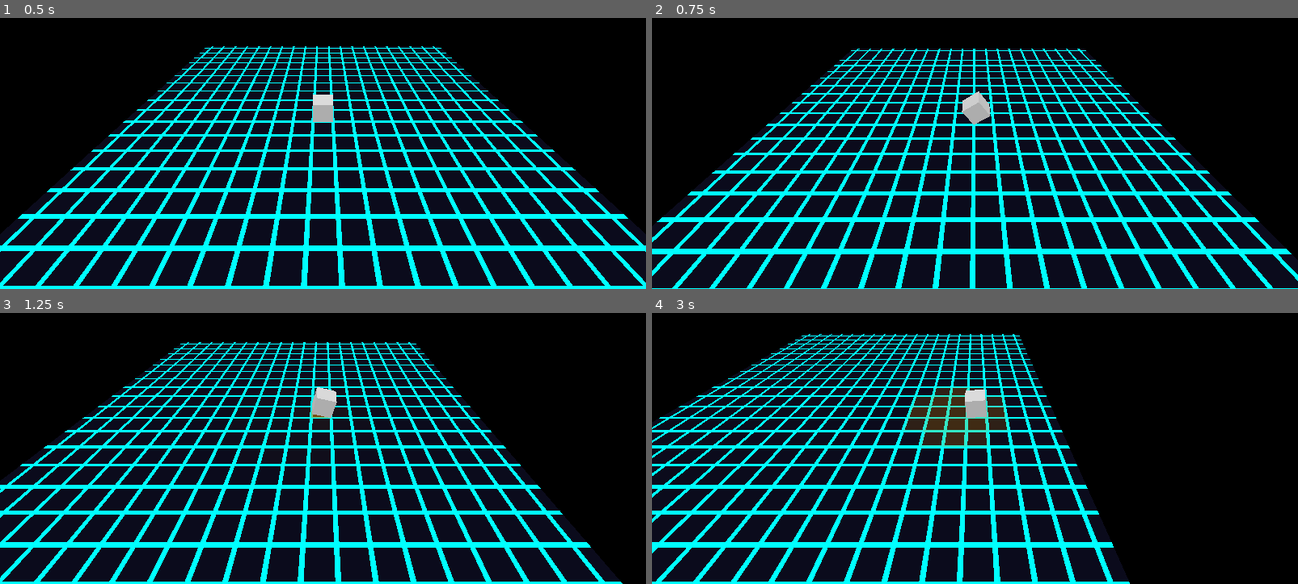
Above: before the commit, frames 1-4 (two rows, left to right).
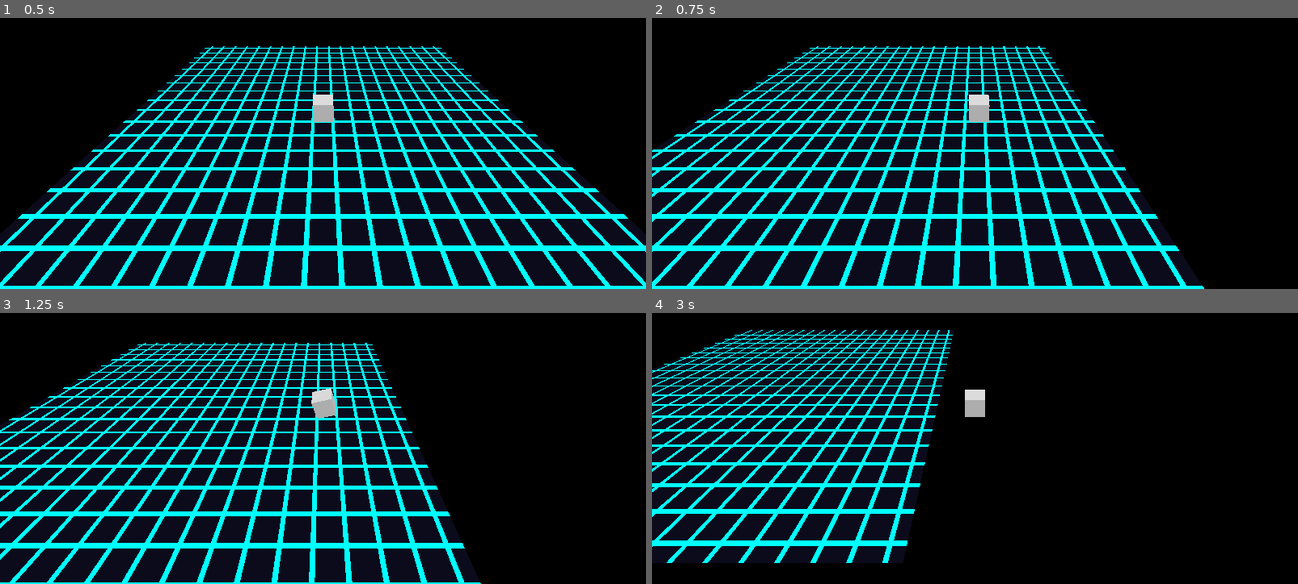
Above: after the commit, the same moments.

Repository: StevenLong/cube
Game: Godot game, scene res://main.tscn
The game is run twice, just before and just after one commit, with the same random seed, the same clock (stepped at 60 frames per second) and the same inputs.
Inputs:
- Up to frame 1 (0.5 s): no input
- Up to frame 2 (0.75 s): tap Enter at 0.5 s; hold Right (move_right) from 0.53 s (still down); hold Space (dodge, bound only after the commit) from 0.53 s (still down)
- Up to frame 3 (1.25 s): keep holding Right (move_right); keep holding Space (dodge, bound only after the commit)
- Up to frame 4 (3 s): release Right (move_right) at 1.28 s; release Space (dodge, bound only after the commit) at 1.28 s; hold Down (move_back) 1.28-2.03 s; tap F (camera_tilt_down) at 1.35 s; tap Space (dodge, bound only after the commit) at 1.55 s; hold Right (move_right) 2.03-2.78 s; hold Space (dodge, bound only after the commit) 2.03-2.78 s; tap R (camera_tilt_up) at 2.1 s; hold Up (move_forward) from 2.78 s (still down); tap Shift (sprint) at 2.85 s

Frame 1 is identical in both runs. In frame 2, 41% of the frame differs, in the area x 0-100%, y 10-100%; in frame 3, 35%; in frame 4, 40%.

Commit message:
Dodge: hold Circle/Space to prime, direction triggers 5-cell slide

Diff:
--- a/player.gd
+++ b/player.gd
@@ -2,6 +2,9 @@
 
 const TUMBLE_DURATION := 0.3
 const SPRINT_DURATION := 0.15
+const DODGE_DISTANCE := 5
+const DODGE_DURATION := 0.4
+const DODGE_COOLDOWN := 1.5
 const WAVE_DURATION := 0.4
 const MAX_WAVES := 8
 
@@ -13,6 +16,11 @@
 var _angle := 0.0
 var _start_pos := Vector3.ZERO
 var _start_basis := Basis.IDENTITY
+var _dodging := false
+var _dodge_t := 0.0
+var _dodge_start_pos := Vector3.ZERO
+var _dodge_end_pos := Vector3.ZERO
+var _dodge_cooldown_t := 0.0
 var _ground_material: ShaderMaterial
 var _waves: Array = []
 
@@ -53,6 +61,18 @@
 	_tumbling = true
 
 
+func _begin_dodge(dir: Vector2i) -> void:
+	_dodge_start_pos = position
+	_dodge_end_pos = Vector3(
+		grid_pos.x + dir.x * DODGE_DISTANCE,
+		0.5,
+		grid_pos.y + dir.y * DODGE_DISTANCE
+	)
+	grid_pos += dir * DODGE_DISTANCE
+	_dodge_t = 0.0
+	_dodging = true
+
+
 func _play_step(noise_level: float) -> void:
 	_step_player.volume_db = linear_to_db(noise_level)
 	_step_player.play()
@@ -60,6 +80,12 @@
 	if _waves.size() >= MAX_WAVES:
 		_waves.pop_front()
 	_waves.append({"origin": Vector2(grid_pos.x, grid_pos.y), "t": 0.0, "max_radius": max_radius})
+
+
+func _pick_dir(move: Vector2) -> Vector2i:
+	if absf(move.x) >= absf(move.y):
+		return Vector2i(1 if move.x > 0.0 else -1, 0)
+	return Vector2i(0, 1 if move.y > 0.0 else -1)
 
 
 func _process(delta: float) -> void:
@@ -82,6 +108,19 @@
 	_ground_material.set_shader_parameter("wave_radii", radii)
 	_ground_material.set_shader_parameter("wave_alphas", alphas)
 
+	if _dodge_cooldown_t > 0.0:
+		_dodge_cooldown_t = maxf(_dodge_cooldown_t - delta, 0.0)
+
+	if _dodging:
+		_dodge_t = minf(_dodge_t + delta / DODGE_DURATION, 1.0)
+		var t_eased := 1.0 - pow(1.0 - _dodge_t, 3.0)
+		position = _dodge_start_pos.lerp(_dodge_end_pos, t_eased)
+		if _dodge_t >= 1.0:
+			_dodging = false
+			position = _dodge_end_pos
+			_dodge_cooldown_t = DODGE_COOLDOWN
+		return
+
 	if _tumbling:
 		var duration := SPRINT_DURATION if Input.is_action_pressed("sprint") else TUMBLE_DURATION
 		_t = minf(_t + delta / duration, 1.0)
@@ -100,11 +139,12 @@
 		return
 
 	var move := Input.get_vector("move_left", "move_right", "move_forward", "move_back")
-	if move.length() > 0.5:
-		if absf(move.x) >= absf(move.y):
-			_begin_tumble(Vector2i(1 if move.x > 0.0 else -1, 0))
-		else:
-			_begin_tumble(Vector2i(0, 1 if move.y > 0.0 else -1))
+	var dodge_primed := Input.is_action_pressed("dodge") and _dodge_cooldown_t <= 0.0
+
+	if dodge_primed and move.length() > 0.5:
+		_begin_dodge(_pick_dir(move))
+	elif not dodge_primed and move.length() > 0.5:
+		_begin_tumble(_pick_dir(move))
 
 
 static func _make_step_sound() -> AudioStreamWAV:
--- a/project.godot
+++ b/project.godot
@@ -57,6 +57,12 @@
 , Object(InputEventKey,"resource_local_to_scene":false,"resource_name":"","device":-1,"window_id":0,"alt_pressed":false …(186 unchanged characters)…
 ]
 }
+dodge={
+"deadzone": 0.5,
+"events": [Object(InputEventJoypadButton,"resource_local_to_scene":false,"resource_name":"","device":-1,"button_index":1,"pressure":0.0,"pressed":false,"script":null)
+, Object(InputEventKey,"resource_local_to_scene":false,"resource_name":"","device":-1,"window_id":0,"alt_pressed":false,"shift_pressed":false,"ctrl_pressed":false,"meta_pressed":false,"pressed":false,"keycode":0,"physical_keycode":32,"key_label":0,"unicode":0,"location":0,"echo":false,"script":null)
+]
+}
 camera_tilt_up={
 "deadzone": 0.15,
 "events": [Object(InputEventJoypadMotion,"resource_local_to_scene":false,"resource_name":"","device":-1,"axis":3,"axis_value":-1.0,"script":null)
